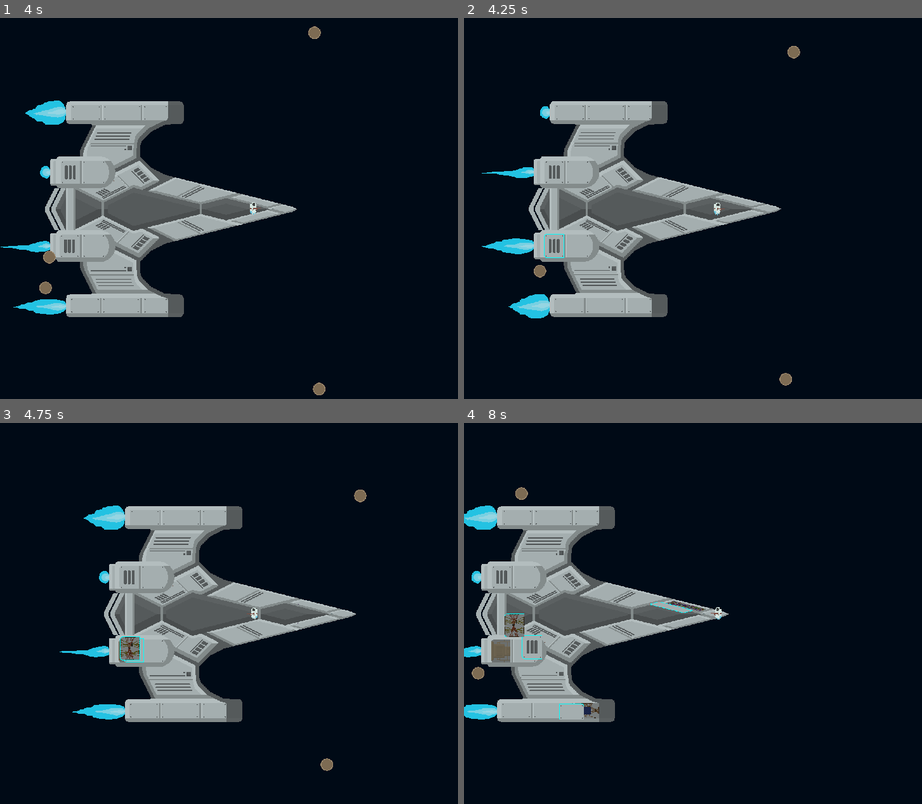
Above: before the commit, frames 1-4 (two rows, left to right).
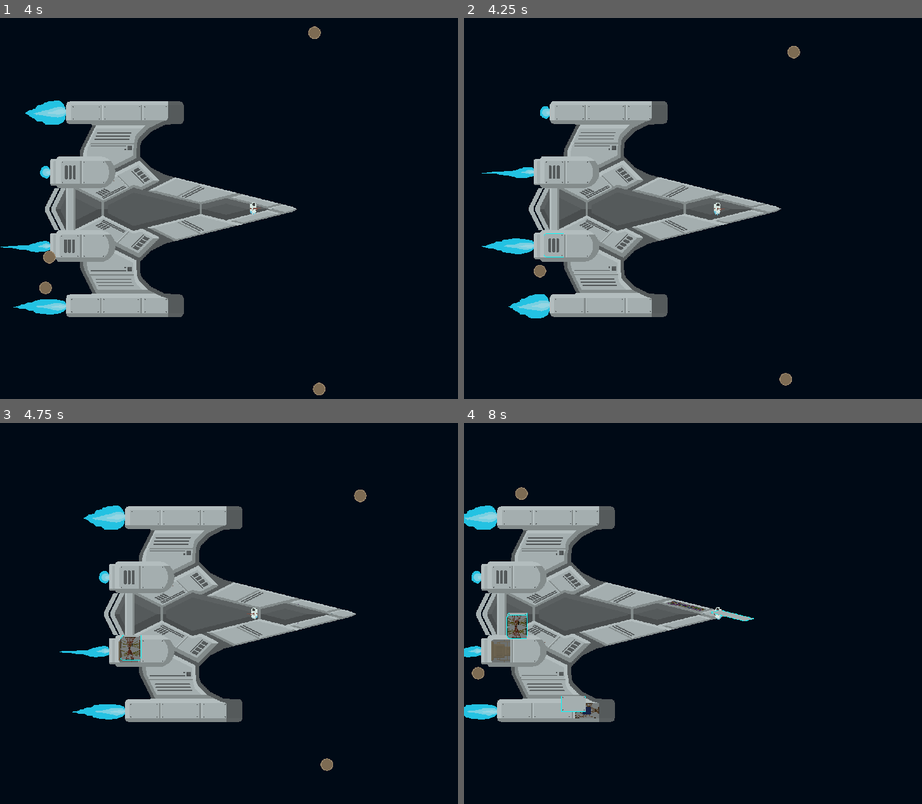
Above: after the commit, the same moments.

Repository: AlexTheRegent/endless-jam-2022
Game: Godot game, scene res://scenes/game.tscn
The game is run twice, just before and just after one commit, with the same random seed, the same clock (stepped at 60 frames per second) and the same inputs.
Inputs (mouse positions are in pixels of both pictures, inside the frame that each line leads up to):
- Up to frame 1 (4 s): tap Enter at 0.5 s; move the mouse to (366, 189) at 0.52 s; hold D (move_right) 0.53-1.28 s; tap E (use) every 0.75 s from 0.6 to 3.6 s; move the mouse to (151, 227) at 1.27 s; hold S (move_down) 1.28-2.03 s; move the mouse to (302, 124) at 2.02 s; hold D (move_right) 2.03-2.78 s; move the mouse to (229, 284) at 2.77 s; hold W (move_up) 2.78-3.53 s; move the mouse to (407, 265) at 3.52 s; hold A (move_left) from 3.53 s (still down)
- Up to frame 2 (4.25 s): keep holding A (move_left)
- Up to frame 3 (4.75 s): keep holding A (move_left); move the mouse to (100, 556) at 4.27 s; tap E (use) at 4.35 s
- Up to frame 4 (8 s): move the mouse to (743, 613) at 5.02 s; release A (move_left) at 5.03 s; hold S (move_down) 5.03-5.78 s; tap E (use) every 0.75 s from 5.1 to 7.35 s; move the mouse to (642, 518) at 5.77 s; hold D (move_right) 5.78-6.53 s; move the mouse to (830, 594) at 6.52 s; hold W (move_up) 6.53-7.28 s; move the mouse to (615, 632) at 7.27 s; hold D (move_right) from 7.28 s (still down)

Frame 1 is identical in both runs. In frame 2, less than 0.1% of the frame differs, in the area x 17-22%, y 56-63%; in frame 3, 0.1%; in frame 4, 0.7%, in the area x 8-64%, y 47-78%.

Commit message:
Changed ship part flight direction to asteroid's

Diff:
--- a/prefabs/ship_parts.gd
+++ b/prefabs/ship_parts.gd
@@ -76,4 +76,4 @@
 	emit_signal("damaged")
 	body.queue_free()
 
-	call_deferred("detach", (_tail.global_position - body.global_position).normalized())
+	call_deferred("detach", body.direction)
